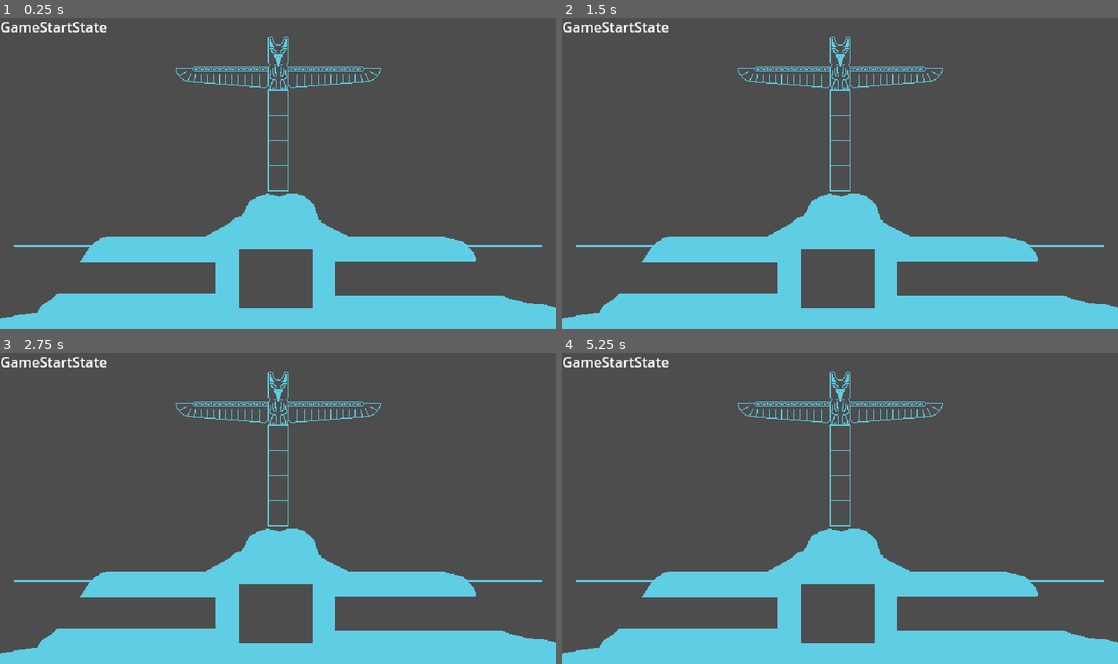
Above: before the commit, frames 1-4 (two rows, left to right).
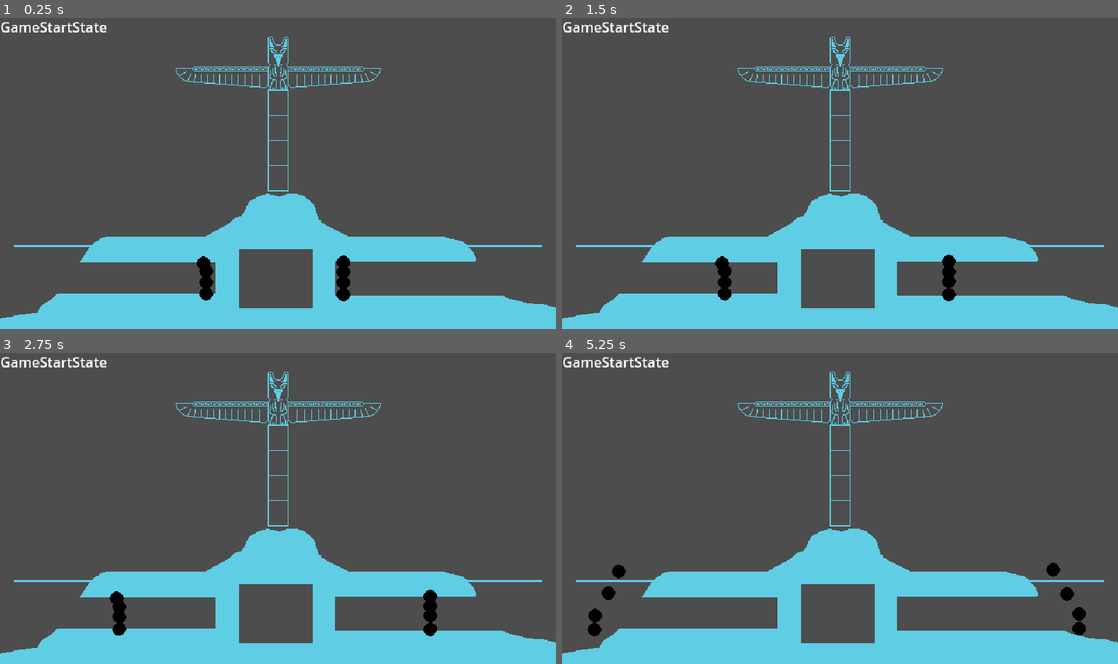
Above: after the commit, the same moments.

Repository: btoosey/Godot-Wild-Jam-70
Game: Godot game, scene res://scenes/main.tscn
Two runs of this game, one before a commit and one after it. Both use one fixed random seed, a clock stepped at 60 frames per second and the inputs below.
Inputs:
- Up to frame 1 (0.25 s): no input
- Up to frame 2 (1.5 s): no input
- Up to frame 3 (2.75 s): no input
- Up to frame 4 (5.25 s): no input

The runs differ from the first frame. In frame 1, 0.6% of the frame differs, in the area x 35-63%, y 76-92%; in frame 2, 0.6%; in frame 3, 0.6%; in frame 4, 0.7%, in the area x 4-95%, y 67-92%.

Commit message:
ADD: Enemy spawners

Diff:
--- /dev/null
+++ b/scenes/enemy_follower.gd
@@ -0,0 +1,6 @@
+extends PathFollow2D
+
+var run_speed: int = 40
+
+func _process(delta):
+	set_progress(get_progress() + run_speed * delta)
--- a/scenes/main.tscn
+++ b/scenes/main.tscn
@@ -7,12 +7,62 @@
 [ext_resource type="Script" path="res://scenes/totem_head_manager.gd" id="3_a54i6"]
 [ext_resource type="Script" path="res://scripts/game_state_machine/game_states/game_start_state.gd" id="3_mhdu6"]
 [ext_resource type="Script" path="res://scripts/game_state_machine/game_states/game_setup_state.gd" id="4_57mg2"]
+[ext_resource type="Script" path="res://scenes/path_spawner.gd" id="5_20i83"]
+[ext_resource type="Script" path="res://scenes/enemy_follower.gd" id="5_gm1nw"]
 [ext_resource type="Script" path="res://scripts/game_state_machine/game_states/game_shop_state.gd" id="5_oiq8e"]
 [ext_resource type="Script" path="res://scripts/game_state_machine/game_states/game_battle_start_state.gd" id="6_boxnl"]
 [ext_resource type="Script" path="res://scripts/game_state_machine/game_states/game_battle_state.gd" id="7_jtwqv"]
 [ext_resource type="Script" path="res://scripts/game_state_machine/game_states/game_battle_end_state.gd" id="8_bfm56"]
 [ext_resource type="Script" path="res://scripts/game_state_machine/game_states/game_over_state.gd" id="9_mm5ci"]
 
+[sub_resource type="Curve2D" id="Curve2D_0pey5"]
+_data = {
+"points": PackedVector2Array(0, 0, 0, 0, -76, -16, 0, 0, 0, 0, -255, -16, 0, 0, 0, 0, -255, -202, 0, 0, 0, 0, -171, -202, 0, 0, 0, 0, -172, -61)
+}
+point_count = 5
+
+[sub_resource type="Curve2D" id="Curve2D_k5k0p"]
+_data = {
+"points": PackedVector2Array(0, 0, 0, 0, -73, -7, 0, 0, 0, 0, -267, -6, 0, 0, 0, 0, -266, -173, 0, 0, 0, 0, -153, -173, 0, 0, 0, 0, -153, -62)
+}
+point_count = 5
+
+[sub_resource type="Curve2D" id="Curve2D_bw5qc"]
+_data = {
+"points": PackedVector2Array(0, 0, 0, 0, -73, 6, 0, 0, 0, 0, -282, 5, 0, 0, 0, 0, -280, -142, 0, 0, 0, 0, -129, -144, 0, 0, 0, 0, -129, -63)
+}
+point_count = 5
+
+[sub_resource type="Curve2D" id="Curve2D_85qkx"]
+_data = {
+"points": PackedVector2Array(0, 0, 0, 0, -73, 19, 0, 0, 0, 0, -298, 20, 0, 0, 0, 0, -297, -112, 0, 0, 0, 0, -104, -114, 0, 0, 0, 0, -105, -64)
+}
+point_count = 5
+
+[sub_resource type="Curve2D" id="Curve2D_ro0jb"]
+_data = {
+"points": PackedVector2Array(0, 0, 0, 0, 65, -17, 0, 0, 0, 0, 245, -19, 0, 0, 0, 0, 245, -201, 0, 0, 0, 0, 183, -201, 0, 0, 0, 0, 185, -71)
+}
+point_count = 5
+
+[sub_resource type="Curve2D" id="Curve2D_ybda4"]
+_data = {
+"points": PackedVector2Array(0, 0, 0, 0, 65, -6, 0, 0, 0, 0, 261, -7, 0, 0, 0, 0, 261, -173, 0, 0, 0, 0, 155, -172, 0, 0, 0, 0, 155, -72)
+}
+point_count = 5
+
+[sub_resource type="Curve2D" id="Curve2D_shaij"]
+_data = {
+"points": PackedVector2Array(0, 0, 0, 0, 65, 6, 0, 0, 0, 0, 278, 2, 0, 0, 0, 0, 278, -144, 0, 0, 0, 0, 126, -143, 0, 0, 0, 0, 127, -73)
+}
+point_count = 5
+
+[sub_resource type="Curve2D" id="Curve2D_2rswa"]
+_data = {
+"points": PackedVector2Array(0, 0, 0, 0, 65, 20, 0, 0, 0, 0, 295, 19, 0, 0, 0, 0, 296, -114, 0, 0, 0, 0, 97, -114, 0, 0, 0, 0, 96, -73)
+}
+point_count = 5
+
 [node name="Main" type="Node2D"]
 script = ExtResource("1_l0ch1")
 
@@ -36,6 +86,97 @@
 
 [node name="TotemHead4" parent="TotemHeads" instance=ExtResource("3_2kbyh")]
 position = Vector2(0, 86)
+
+[node name="EnemyPaths" type="Node2D" parent="."]
+position = Vector2(320, 300)
+
+[node name="LeftPath1" type="Path2D" parent="EnemyPaths"]
+curve = SubResource("Curve2D_0pey5")
+script = ExtResource("5_20i83")
+
+[node name="PathFollow2D" type="PathFollow2D" parent="EnemyPaths/LeftPath1"]
+position = Vector2(-76, -16)
+rotation = 3.14159
+rotates = false
+loop = false
+script = ExtResource("5_gm1nw")
+
+[node name="LeftPath2" type="Path2D" parent="EnemyPaths"]
+curve = SubResource("Curve2D_k5k0p")
+script = ExtResource("5_20i83")
+
+[node name="PathFollow2D" type="PathFollow2D" parent="EnemyPaths/LeftPath2"]
+position = Vector2(-73, -7)
+rotation = 3.13644
+rotates = false
+loop = false
+script = ExtResource("5_gm1nw")
+
+[node name="LeftPath3" type="Path2D" parent="EnemyPaths"]
+curve = SubResource("Curve2D_bw5qc")
+script = ExtResource("5_20i83")
+
+[node name="PathFollow2D" type="PathFollow2D" parent="EnemyPaths/LeftPath3"]
+position = Vector2(-73, 6)
+rotation = -3.13681
+rotates = false
+loop = false
+script = ExtResource("5_gm1nw")
+
+[node name="LeftPath4" type="Path2D" parent="EnemyPaths"]
+curve = SubResource("Curve2D_85qkx")
+script = ExtResource("5_20i83")
+
+[node name="PathFollow2D" type="PathFollow2D" parent="EnemyPaths/LeftPath4"]
+position = Vector2(-73, 19)
+rotation = 3.13715
+rotates = false
+loop = false
+script = ExtResource("5_gm1nw")
+
+[node name="RightPath1" type="Path2D" parent="EnemyPaths"]
+curve = SubResource("Curve2D_ro0jb")
+script = ExtResource("5_20i83")
+
+[node name="PathFollow2D" type="PathFollow2D" parent="EnemyPaths/RightPath1"]
+position = Vector2(65, -17)
+rotation = -0.0111107
+rotates = false
+loop = false
+script = ExtResource("5_gm1nw")
+
+[node name="RightPath2" type="Path2D" parent="EnemyPaths"]
+curve = SubResource("Curve2D_ybda4")
+script = ExtResource("5_20i83")
+
+[node name="PathFollow2D" type="PathFollow2D" parent="EnemyPaths/RightPath2"]
+position = Vector2(65, -6)
+rotation = -0.005102
+rotates = false
+loop = false
+script = ExtResource("5_gm1nw")
+
+[node name="RightPath3" type="Path2D" parent="EnemyPaths"]
+curve = SubResource("Curve2D_shaij")
+script = ExtResource("5_20i83")
+
+[node name="PathFollow2D" type="PathFollow2D" parent="EnemyPaths/RightPath3"]
+position = Vector2(65, 6)
+rotation = -0.0187771
+rotates = false
+loop = false
+script = ExtResource("5_gm1nw")
+
+[node name="RightPath4" type="Path2D" parent="EnemyPaths"]
+curve = SubResource("Curve2D_2rswa")
+script = ExtResource("5_20i83")
+
+[node name="PathFollow2D" type="PathFollow2D" parent="EnemyPaths/RightPath4"]
+position = Vector2(65, 20)
+rotation = -0.0043478
+rotates = false
+loop = false
+script = ExtResource("5_gm1nw")
 
 [node name="GameStateMachine" type="Node" parent="." node_paths=PackedStringArray("initial_state")]
 script = ExtResource("2_70o6n")
--- /dev/null
+++ b/scenes/path_spawner.gd
@@ -0,0 +1,11 @@
+extends Path2D
+
+@onready var path_follow_2d = $PathFollow2D
+const ENEMY = preload("res://scenes/enemy.tscn")
+
+func _ready():
+	spawn_enemy()
+
+func spawn_enemy() -> void:
+	var new_enemy = ENEMY.instantiate()
+	path_follow_2d.add_child(new_enemy)
Not shown: 1 places in scenes/main.tscn that only renumber resources
